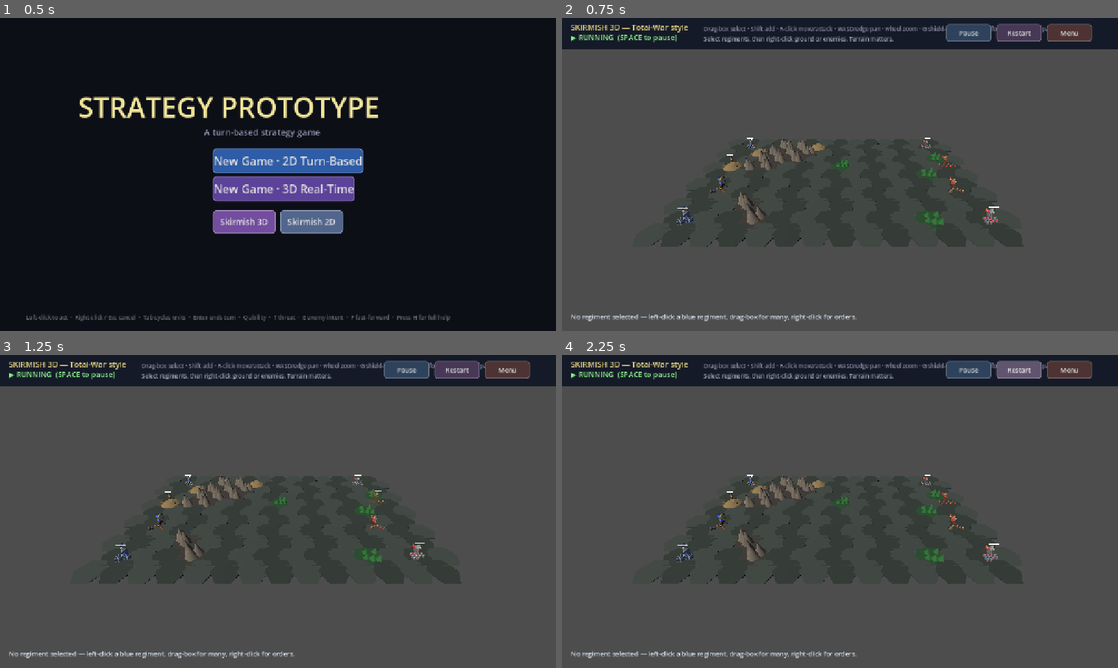
Above: before the commit, frames 1-4 (two rows, left to right).
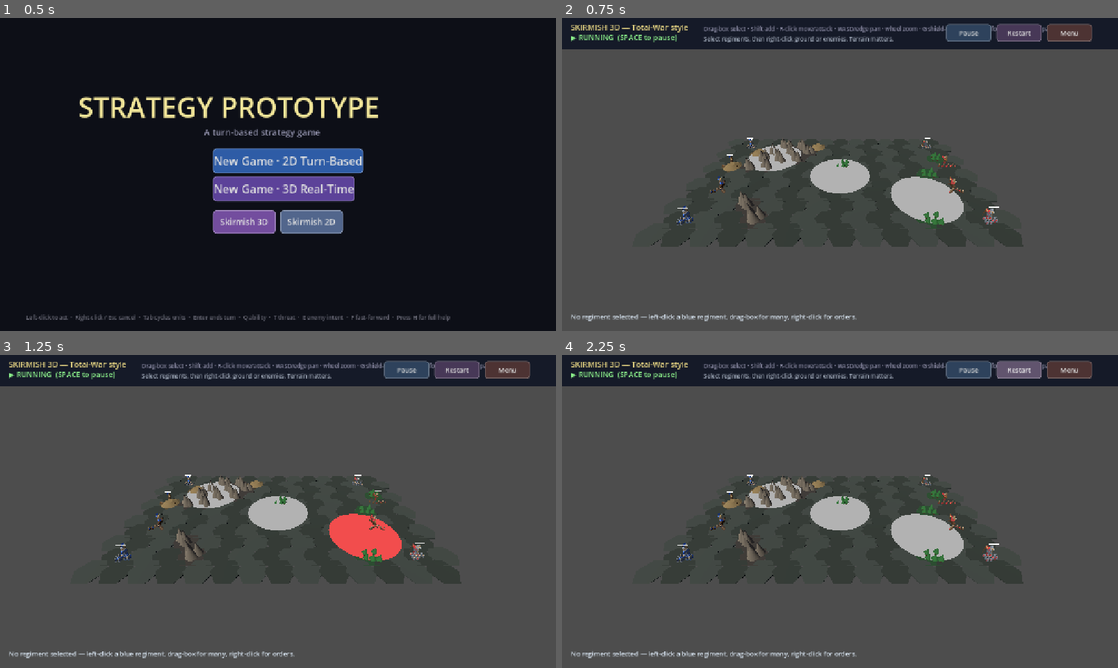
Above: after the commit, the same moments.

Repository: kabuumu/strategy-prototype
Game: Godot game, scene res://src/title/title.tscn
Same seed, same stepped clock (60 frames per second), same inputs: the game is played once before the commit and once after it.
Inputs:
- Up to frame 1 (0.5 s): no input
- Up to frame 2 (0.75 s): click "Skirmish 3D" at 0.5 s
- Up to frame 3 (1.25 s): no input
- Up to frame 4 (2.25 s): click "Restart" at 1.25 s; click "Restart" at 2 s

Frame 1 is identical in both runs. In frame 2, 2.6% of the frame differs, in the area x 33-73%, y 40-66%; in frame 3, 2.5%; in frame 4, 2.6%.

Commit message:
3D skirmish meta: upgrade carry-in + capture-point objectives
- Campaign upgrade carry-in: each roster unit's upgrades (veteran, ironhide,
  sharpshooter, lucky, swift, eagle_eye, berserker) buff its 3D regiment's
  HP / damage / speed / range / attack rate on spawn.
- Capture points: three objectives on the field; a side that holds ALL of
  them for 12s wins by objective (alternate to annihilation). Owner shown by
  coloured pole/ring. Win-by-capture feeds the campaign result correctly.

Pre-battle deployment still to come.

Co-Authored-By: Claude Opus 4.8 <noreply@anthropic.com>

Diff:
--- /dev/null
+++ b/src/autobattler/autobattler.tscn
@@ -0,0 +1,6 @@
+[gd_scene load_steps=2 format=3 uid="uid://autobattler001"]
+
+[ext_resource type="Script" path="res://src/autobattler/autobattler.gd" id="1_auto"]
+
+[node name="AutoBattler" type="Node2D"]
+script = ExtResource("1_auto")
--- a/src/rtbattle/rtbattle.gd
+++ b/src/rtbattle/rtbattle.gd
@@ -73,6 +73,7 @@
 
 var _paused: bool = true
 var _battle_started: bool = false
+var _player_has_issued_order: bool = false
 var _ended: bool = false
 
 # Drag-rectangle selection state
@@ -285,10 +286,11 @@
 	var all_units: Array = []
 	all_units.append_array(player_units)
 	all_units.append_array(enemy_units)
-	if _opening_ai_timer > 0.0:
-		_opening_ai_timer = max(0.0, _opening_ai_timer - delta)
-	else:
-		_ai_tick(delta)
+	if _player_has_issued_order:
+		if _opening_ai_timer > 0.0:
+			_opening_ai_timer = max(0.0, _opening_ai_timer - delta)
+		else:
+			_ai_tick(delta)
 	for u: RTUnit in all_units:
 		if u.is_alive():
 			u.tick(delta, all_units)
@@ -468,13 +470,18 @@
 	# don't all try to converge on a single pixel and shove each other.
 	var enemy: RTUnit = _pick_unit_at(mouse, enemy_units)
 	if enemy != null:
+		var ordered_count: int = 0
 		for u: RTUnit in selected_units:
 			if u.is_alive():
 				u.order_attack(enemy)
+				ordered_count += 1
+		if ordered_count <= 0:
+			return
+		_mark_player_order_issued()
 		_spawn_waypoint(enemy.position, Color(1.0, 0.40, 0.40), 0.6)
 		if _command_label != null:
 			_command_label.text = "Attack order: %d regiment%s focusing %s." % [
-				selected_units.size(), "" if selected_units.size() == 1 else "s", enemy.unit_name
+				ordered_count, "" if ordered_count == 1 else "s", enemy.unit_name
 			]
 		_refresh_ui()
 		return
@@ -488,6 +495,8 @@
 		if u.is_alive():
 			alive_sel.append(u)
 	var n: int = alive_sel.size()
+	if n <= 0:
+		return
 	for i in range(n):
 		var u: RTUnit = alive_sel[i]
 		var dest: Vector2 = target
@@ -501,6 +510,7 @@
 			dest.x = clamp(dest.x, FIELD_RECT.position.x + 10.0, FIELD_RECT.end.x - 10.0)
 			dest.y = clamp(dest.y, FIELD_RECT.position.y + 10.0, FIELD_RECT.end.y - 10.0)
 		u.order_move(dest)
+	_mark_player_order_issued()
 	_spawn_waypoint(target, Color(0.55, 0.95, 0.55), 0.6)
 	if _command_label != null:
 		_command_label.text = "Move order: %d regiment%s to marked ground." % [
@@ -575,11 +585,19 @@
 func _set_paused(v: bool) -> void:
 	if not v and not _battle_started:
 		_battle_started = true
-		_opening_ai_timer = OPENING_AI_DELAY
+		if _player_has_issued_order:
+			_opening_ai_timer = OPENING_AI_DELAY
 		if _command_label != null:
-			_command_label.text = "Orders are live. Enemy regiments advance after a short setup beat."
+			_command_label.text = "Orders are live. Select and right-click to redirect regiments mid-fight."
 	_paused = v
 	_refresh_ui()
+
+func _mark_player_order_issued() -> void:
+	if _player_has_issued_order:
+		return
+	_player_has_issued_order = true
+	if _battle_started and not _paused:
+		_opening_ai_timer = OPENING_AI_DELAY
 
 func _refresh_ui() -> void:
 	if _status_label != null:
@@ -592,6 +610,9 @@
 		elif _paused:
 			_status_label.text = "❚❚ PAUSED  (SPACE to resume)"
 			_status_label.modulate = Color(1.0, 0.80, 0.35)
+		elif not _player_has_issued_order:
+			_status_label.text = "▶ RUNNING  awaiting your first order"
+			_status_label.modulate = Color(0.70, 0.90, 1.0)
 		elif _opening_ai_timer > 0.0:
 			_status_label.text = "▶ RUNNING  enemy advance in %.1fs" % _opening_ai_timer
 			_status_label.modulate = Color(0.70, 0.90, 1.0)
--- a/src/skirmish3d/skirmish3d.gd
+++ b/src/skirmish3d/skirmish3d.gd
@@ -124,6 +124,16 @@
 var _ended: bool = false
 var _campaign: bool = false   # launched from the campaign map (vs standalone)
 var _formation: int = 0       # 0 = line, 1 = wedge (move-order arrangement)
+
+# Capture points — hold ALL of them for CAPTURE_WIN_TIME to win by objective.
+const CAPTURE_POINTS: Array[Vector3] = [
+	Vector3(0.0, 0.0, 0.0), Vector3(-15.0, 0.0, -7.0), Vector3(15.0, 0.0, 7.0),
+]
+const CAPTURE_RADIUS: float = 6.0
+const CAPTURE_WIN_TIME: float = 12.0
+var _cap_points: Array = []        # [{pos, owner, ring}]
+var _cap_hold: float = 0.0         # seconds one side has held them all
+var _forced_winner: int = -1       # set when a side wins by capture
 var _paused: bool = true
 
 var _drag_active: bool = false
@@ -299,6 +309,7 @@
 	_ground.material_override = gm
 	world.add_child(_ground)
 	_build_terrain_visuals(world)
+	_build_capture_points(world)
 
 	_ground_body = StaticBody3D.new()
 	var cs := CollisionShape3D.new()
@@ -308,6 +319,71 @@
 	_ground_body.add_child(cs)
 	world.add_child(_ground_body)
 	_ground_body.position = Vector3(0.0, 0.0, 0.0)
+
+func _build_capture_points(world: Node3D) -> void:
+	_cap_points.clear()
+	for p: Vector3 in CAPTURE_POINTS:
+		var ring := MeshInstance3D.new()
+		var cyl := CylinderMesh.new()
+		cyl.top_radius = CAPTURE_RADIUS
+		cyl.bottom_radius = CAPTURE_RADIUS
+		cyl.height = 0.06
+		ring.mesh = cyl
+		ring.position = p + Vector3(0.0, 0.05, 0.0)
+		ring.material_override = _make_mat(Color(0.7, 0.7, 0.7, 0.35), true)
+		world.add_child(ring)
+		var pole := MeshInstance3D.new()
+		var pm := CylinderMesh.new()
+		pm.top_radius = 0.12
+		pm.bottom_radius = 0.12
+		pm.height = 3.0
+		pole.mesh = pm
+		pole.position = p + Vector3(0.0, 1.5, 0.0)
+		pole.material_override = _make_mat(Color(0.7, 0.7, 0.7), true)
+		world.add_child(pole)
+		_cap_points.append({"pos": p, "owner": -1, "ring": ring, "pole": pole})
+
+func _capture_owner_color(owner: int) -> Color:
+	match owner:
+		0: return Color(0.30, 0.55, 1.0)
+		1: return Color(0.95, 0.30, 0.30)
+		_: return Color(0.7, 0.7, 0.7)
+
+# Recompute each point's owner (whichever team has units in range, uncontested)
+# and the all-points hold timer; returns a winning team or -1.
+func _update_capture_points(delta: float) -> int:
+	if _cap_points.is_empty():
+		return -1
+	var all_owner := -2   # -2 = uninitialised, -1 = mixed/neutral
+	for cp: Dictionary in _cap_points:
+		var p0 := 0
+		var p1 := 0
+		for u: SkirmishUnit3D in player_units:
+			if u.is_alive() and u.global_position.distance_to(cp["pos"]) <= CAPTURE_RADIUS:
+				p0 += 1
+		for u: SkirmishUnit3D in enemy_units:
+			if u.is_alive() and u.global_position.distance_to(cp["pos"]) <= CAPTURE_RADIUS:
+				p1 += 1
+		if p0 > 0 and p1 == 0:
+			cp["owner"] = 0
+		elif p1 > 0 and p0 == 0:
+			cp["owner"] = 1
+		# contested or empty → keep current owner
+		var col := _capture_owner_color(cp["owner"])
+		cp["ring"].material_override.albedo_color = Color(col.r, col.g, col.b, 0.35)
+		cp["pole"].material_override.albedo_color = col
+		if all_owner == -2:
+			all_owner = cp["owner"]
+		elif all_owner != cp["owner"]:
+			all_owner = -1
+	# All points held by one real team → tick the hold timer
+	if all_owner >= 0:
+		_cap_hold += delta
+		if _cap_hold >= CAPTURE_WIN_TIME:
+			return all_owner
+	else:
+		_cap_hold = max(0.0, _cap_hold - delta)
+	return -1
 
 func _build_terrain_visuals(world: Node3D) -> void:
 	_terrain_node = Node3D.new()
@@ -616,6 +692,7 @@
 		var rtype: String = roster[i].get("type", "soldier")
 		var u := _spawn_regiment(rtype, 0, Vector3(-22.0, 0.0, pz[i]))
 		u.roster_index = i
+		u.apply_upgrades(roster[i].get("upgrades", []))
 		player_units.append(u)
 
 	var elist := _enemy_composition(GameManager.pending_battle_tier, GameManager.pending_battle_elite)
@@ -725,6 +802,9 @@
 		)
 	_age_waypoints(delta)
 	_update_hover()
+	var cap_winner := _update_capture_points(delta)
+	if cap_winner >= 0:
+		_forced_winner = cap_winner
 	_check_end_condition()
 	_refresh_ui()
 
@@ -1158,17 +1238,21 @@
 		if u.is_alive():
 			e_alive = true
 			break
-	if p_alive and e_alive:
+	if _forced_winner < 0 and p_alive and e_alive:
 		return
 	_ended = true
 	_paused = true
+	var winner := _forced_winner
+	if winner < 0:
+		winner = 0 if (p_alive and not e_alive) else (1 if (e_alive and not p_alive) else -1)
+	var by_obj := _forced_winner >= 0
 	if _result_label != null:
-		if p_alive and not e_alive:
-			_result_label.text = "VICTORY"
+		if winner == 0:
+			_result_label.text = "VICTORY" + (" (objectives held)" if by_obj else "")
 			_result_label.modulate = Color(0.55, 0.95, 0.55)
 			Sfx.play("win")
-		elif e_alive and not p_alive:
-			_result_label.text = "DEFEAT"
+		elif winner == 1:
+			_result_label.text = "DEFEAT" + (" (objectives lost)" if by_obj else "")
 			_result_label.modulate = Color(0.95, 0.45, 0.45)
 			Sfx.play("lose")
 		else:
@@ -1192,7 +1276,8 @@
 	for u: SkirmishUnit3D in player_units:
 		if u.is_alive() and u.roster_index >= 0 and u.roster_index < GameManager.player_roster.size():
 			survivors.append(GameManager.player_roster[u.roster_index])
-	var won: bool = (not e_alive) and survivors.size() > 0
+	# Win by wiping the enemy OR by holding all capture points
+	var won: bool = (_forced_winner == 0) or ((not e_alive) and survivors.size() > 0)
 	GameManager.set_roster(survivors)
 	if won:
 		var tier := GameManager.pending_battle_tier
--- a/src/skirmish3d/skirmish_unit_3d.gd
+++ b/src/skirmish3d/skirmish_unit_3d.gd
@@ -60,6 +60,27 @@
 # Command stances/abilities
 var guarding: bool = false        # Shield Wall: hold ground, take much less damage
 var _volley_ready: bool = false   # Volley: next ranged attack hits far harder
+
+# Apply campaign unit upgrades (carried from the roster) to regiment stats.
+func apply_upgrades(upgrades: Array) -> void:
+	for up in upgrades:
+		match String(up):
+			"veteran":
+				max_hp = int(max_hp * 1.2)
+			"ironhide":
+				max_hp = int(max_hp * 1.15)
+			"sharpshooter":
+				damage_per_attack += 4
+			"lucky":
+				damage_per_attack += 2
+			"swift":
+				move_speed_world *= 1.2
+			"eagle_eye":
+				attack_range_world *= 1.15
+			"berserker":
+				attack_cooldown *= 0.8
+	hp = max_hp
+	_refresh_hp_bar()
 
 func set_guard(v: bool) -> void:
 	guarding = v
